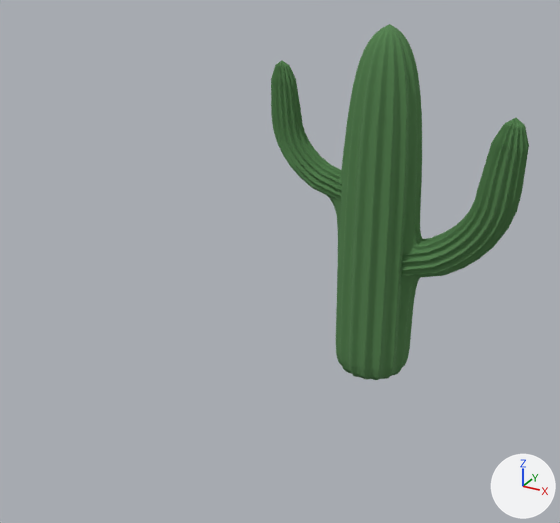
What one commit did to the Blender file VR Project EG/Assets/Environment/Prefabs/desert_element.blend.
Both versions are drawn from a 50 mm camera at (5.9, -15.32, 10.08) aimed at (-1.56, -1.74, 3.29). The lights are fixed; the arrows at lower right show +X, +Y and +Z.

Objects in the first picture: 'cactus', 'cactus.001', 'cactus.002'.
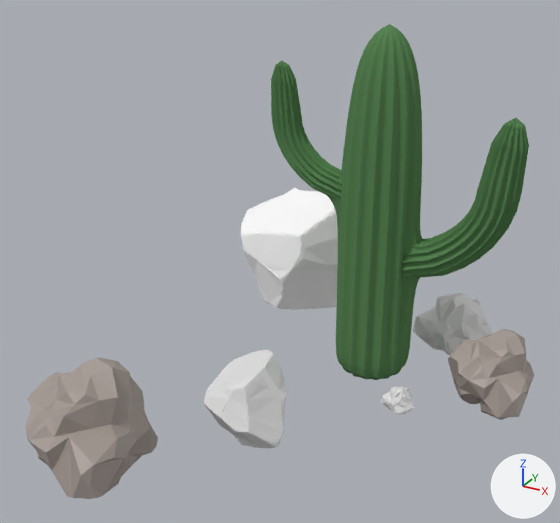
Location of each change, (x1, y1, x2, y2) in pixels of the pictures (560 x 523 px):
```json
{"object": "rock_v3", "change": "shown", "after": [25, 358, 158, 499]}
{"object": "rock_v1.002", "change": "shown", "after": [241, 188, 338, 310]}
{"object": "rock_v2", "change": "shown", "after": [204, 349, 286, 448]}
{"object": "rock_v3.003", "change": "shown", "after": [448, 329, 534, 420]}
{"object": "rock_v3.001", "change": "shown", "after": [413, 293, 492, 355]}
{"object": "rock_v3.002", "change": "shown", "after": [381, 386, 414, 414]}
```

Edits to the scene script, one JSON object a line:
```json
{"op": "remove", "block": "ob_rock_v2", "code": "ob_rock_v2.hide_set(True)"}
{"op": "set", "path": "ob_rock_v2.location", "old": "(0.0, -3.41, 0.0)", "new": "(-1.51, -3.41, 0.0)"}
{"op": "set", "path": "ob_rock_v3.location", "old": "(-2.43, -8.69, 0.0)", "new": "(-3.34, -6.23, 0.0)"}
{"op": "remove", "block": "ob_rock_v3", "code": "ob_rock_v3.hide_set(True)"}
{"op": "remove", "block": "ob_rock_v3_001", "code": "ob_rock_v3_001.hide_set(True)"}
{"op": "set", "path": "ob_rock_v3_001.location", "old": "(0.0, 2.22, 0.0)", "new": "(1.14, 2.22, 0.0)"}
{"op": "remove", "block": "ob_rock_v3_002", "code": "ob_rock_v3_002.hide_set(True)"}
{"op": "set", "path": "ob_rock_v3_003.location", "old": "(-2.71, -8.69, 0.0)", "new": "(3.0, 0.0, 0.0)"}
{"op": "remove", "block": "ob_rock_v3_003", "code": "ob_rock_v3_003.hide_set(True)"}
{"op": "set", "path": "ob_rock_v1_002.location", "old": "(-4.02, 0.0, 0.0)", "new": "(-3.09, 3.27, 0.0)"}
{"op": "remove", "block": "ob_rock_v1_002", "code": "ob_rock_v1_002.hide_set(True)"}
```
